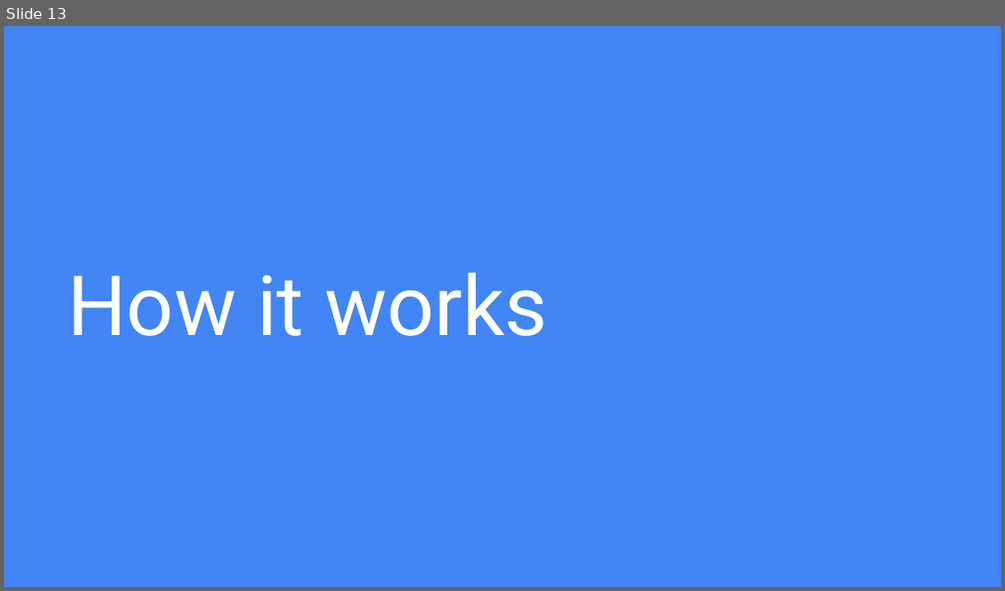
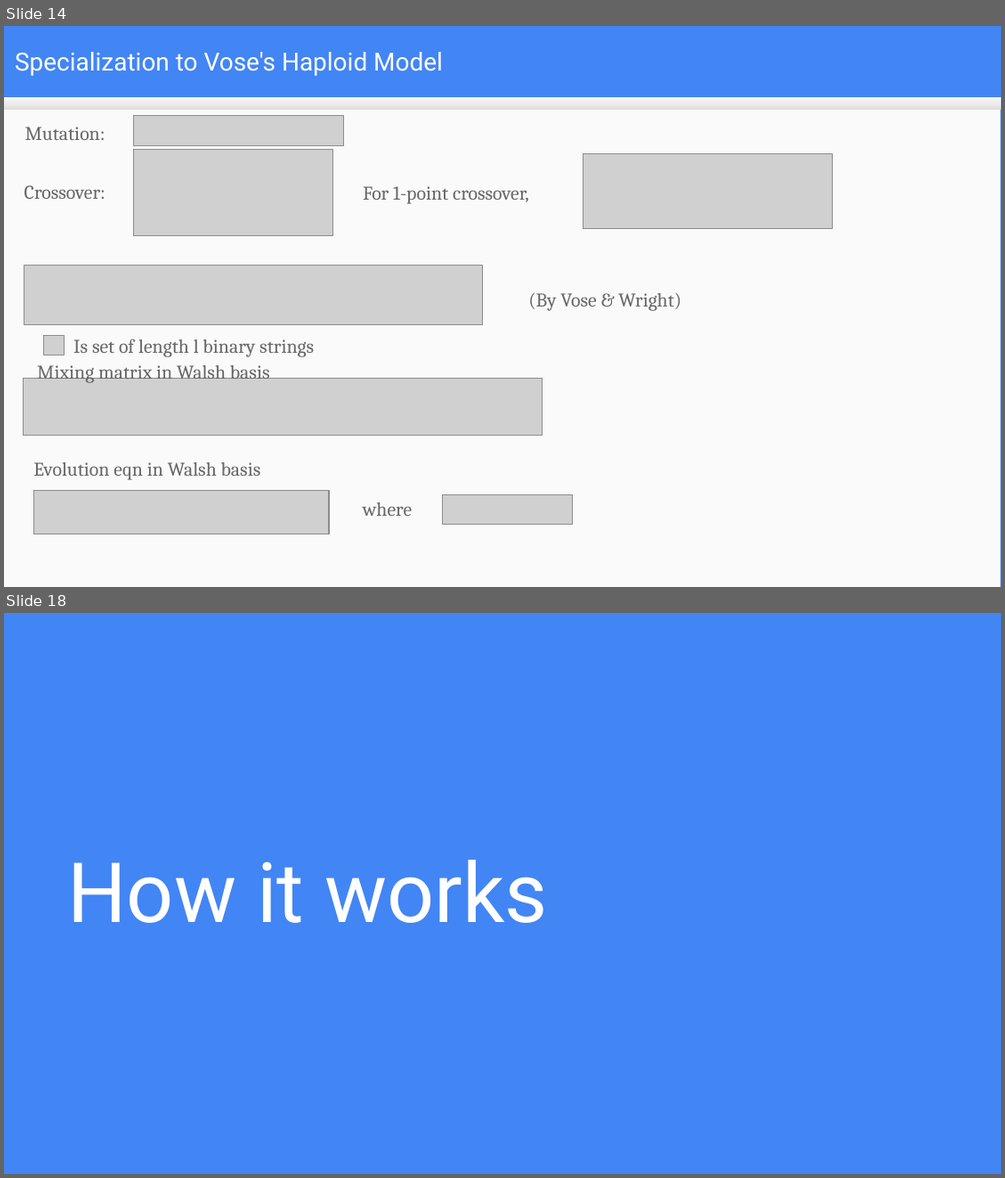
Before and after one commit to mduwalsh/project, a slide deck: thesis_slides_mahendra.odp. Shown one above the other, each under a label of ours: slide 13 before the commit, slides 14 and 18 after it; the slides between them are not shown. The pictures are 1005x591 and 1005x1178 pixels, drawn with LibreOffice and Linux fonts; fonts in the diff are those of the drawing; grey boxes stand for pictures. Boxes give left, top, right and bottom in pixels: in the first picture for what was removed or moved away, otherwise in the second. Text is boxed around its words. In the diff, an @@ line names an element or a change of style, - is before the commit and + after.

```diff
--- a/thesis_slides_mahendra.odp
+++ b/thesis_slides_mahendra.odp
@@ slide 14 added at box(4, 26, 1001, 587), background #4285F4 @@
@@ title added at box(15, 52, 443, 76), 18 pt, text #FFFFFF @@
+Specialization to Vose's Haploid Model
@@ rectangle added at box(4, 98, 1000, 587), fill #FAFAFA @@
@@ rectangle added at box(4, 98, 1001, 110), fill gradient #F9F9F9 to #DEDEDE @@
@@ text added at box(25, 127, 105, 140), 14 pt, text #666666 @@
+Mutation:
@@ picture added at box(134, 116, 344, 145) @@
@@ picture added at box(134, 149, 333, 235) @@
@@ picture added at box(583, 153, 833, 228) @@
@@ text added at box(24, 185, 105, 199), 14 pt, text #666666 @@
+Crossover:
@@ text added at box(363, 186, 529, 204), 14 pt, text #666666 @@
+For 1-point crossover,
@@ picture added at box(24, 265, 483, 325) @@
@@ text added at box(528, 293, 681, 311), 14 pt, text #666666 @@
+(By Vose & Wright)
@@ picture added at box(44, 335, 64, 355) @@
@@ text added at box(73, 338, 314, 357), 14 pt, text #666666 @@
+Is set of length l binary strings
@@ text added at box(37, 365, 270, 383), 14 pt, text #666666 @@
+Mixing matrix in Walsh basis
@@ picture added at box(23, 378, 542, 435) @@
@@ text added at box(33, 462, 261, 480), 14 pt, text #666666 @@
+Evolution eqn in Walsh basis
@@ picture added at box(34, 491, 329, 533) @@
@@ text added at box(363, 502, 412, 516), 14 pt, text #666666 @@
+where
@@ picture added at box(443, 494, 572, 524) @@
@@ what was slide 13 is now slide 18 @@
```
Also in this commit, not shown: 5 other slides added, 1 slide removed, 1 other file.
